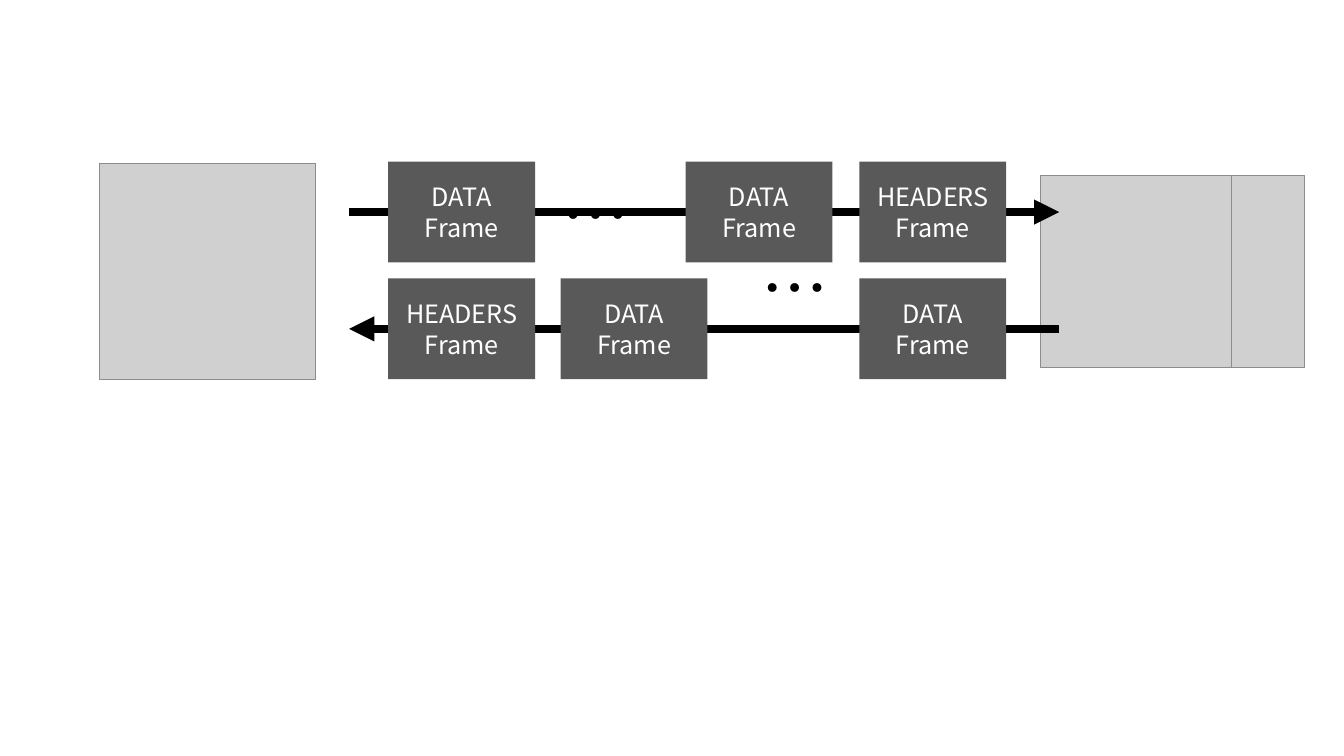
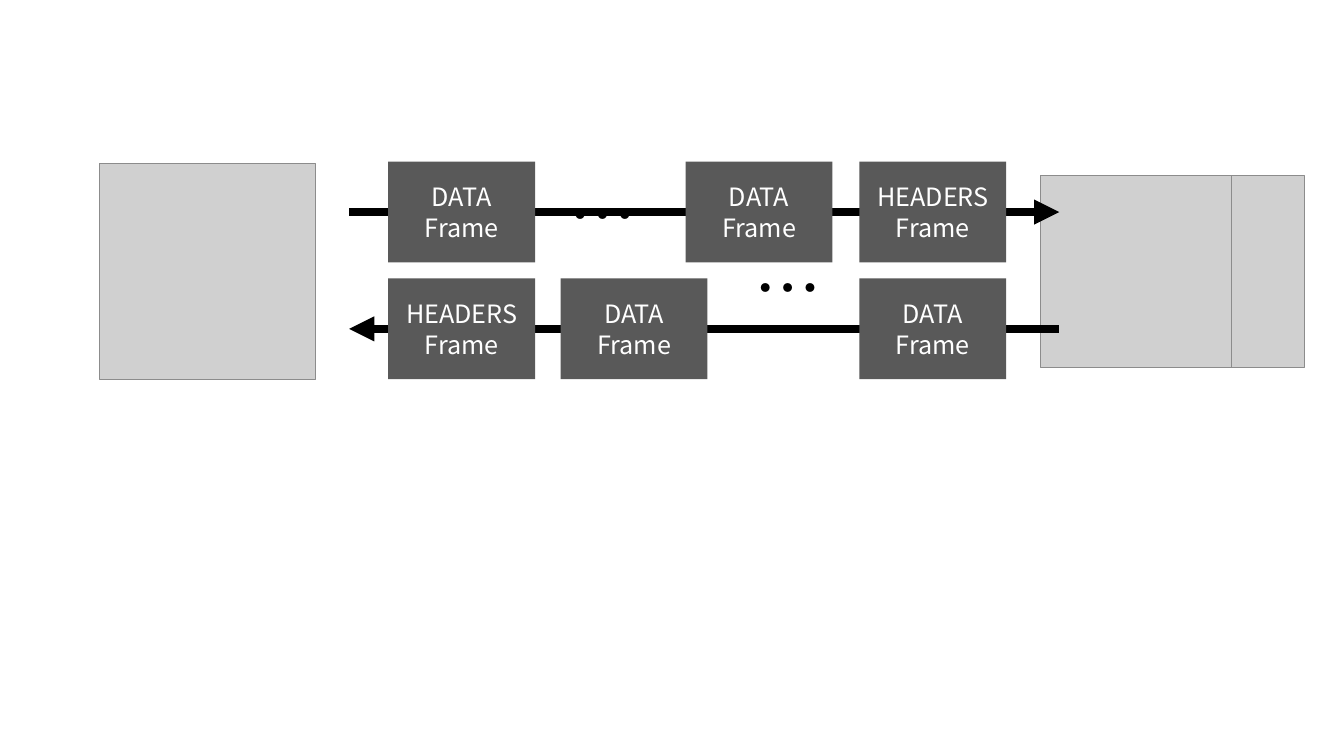
Before and after one commit to beomy/beomy.github.io, a slide deck: slide 10 of static/assets/img/posts/etc/http-version.pptx. Drawn at 1344x756 pixels with LibreOffice and Linux fonts; fonts in the diff are those of the drawing; grey boxes stand for pictures. Boxes give left, top, right and bottom in pixels: in the first picture for what was removed or moved away, otherwise in the second. Text is boxed around its words. In the diff, an @@ line names an element or a change of style, - is before the commit and + after.

```diff
--- a/static/assets/img/posts/etc/http-version.pptx
+++ b/static/assets/img/posts/etc/http-version.pptx
@@ text "…" moved from (x1=569, y1=169, x2=639, y2=261) to (x1=576, y1=169, x2=646, y2=261) @@
@@ text "…" moved from (x1=751, y1=242, x2=822, y2=334) to (x1=745, y1=242, x2=816, y2=334) @@
```
Also in this commit, not shown: 2 other files.
